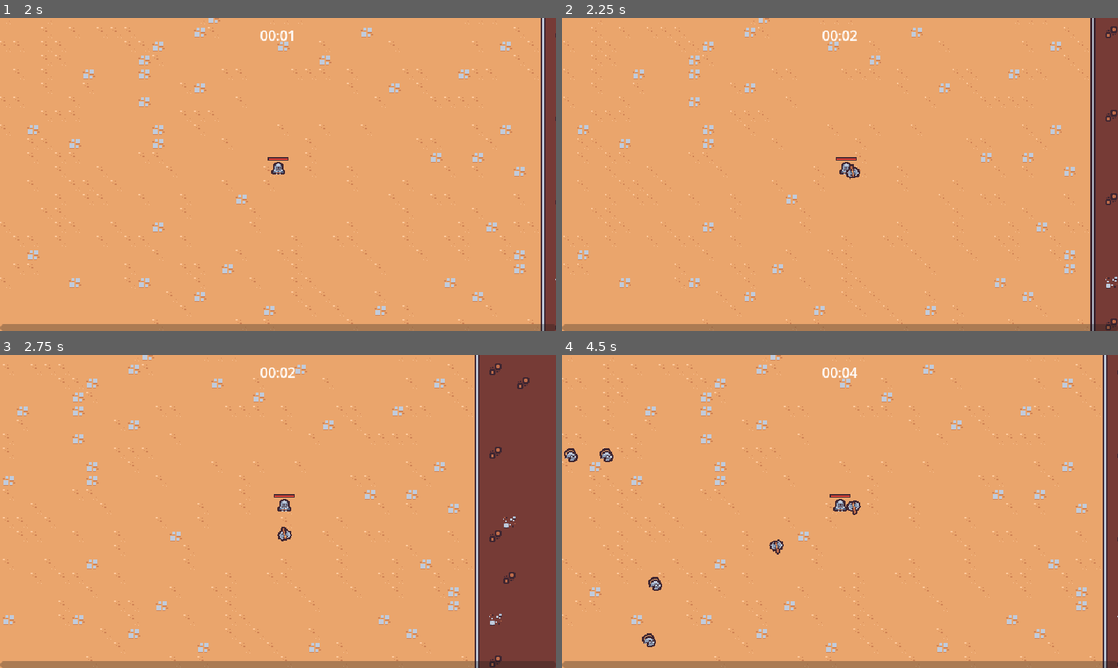
Above: before the commit, frames 1-4 (two rows, left to right).
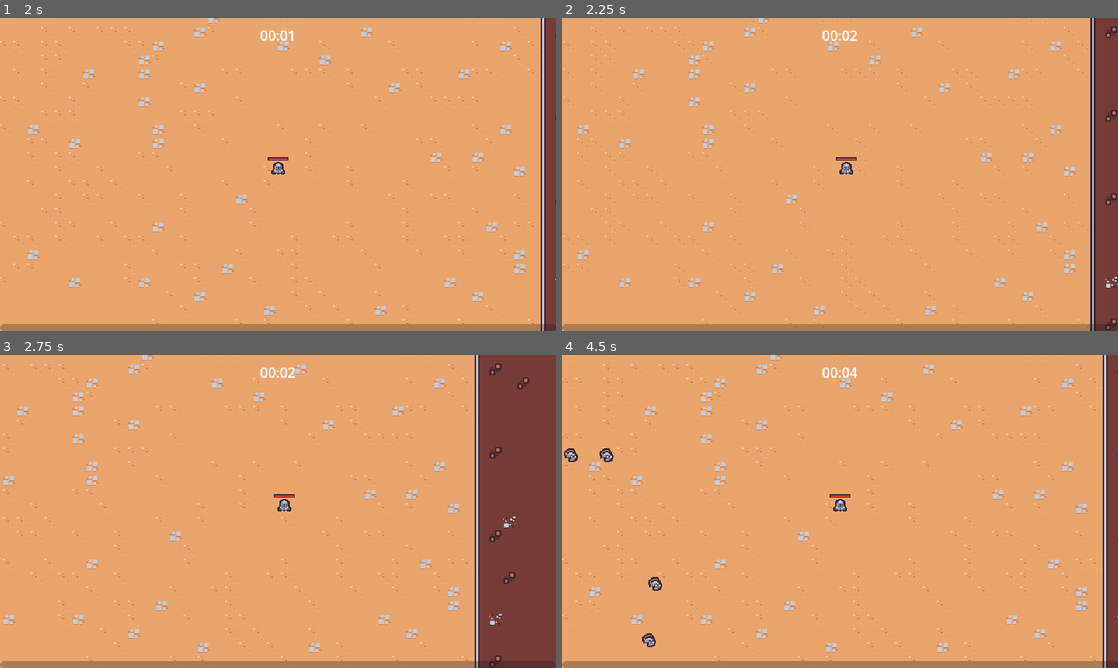
Above: after the commit, the same moments.

Repository: EricksonSiqueira/2DSurvivorsCourse
Game: Godot game, scene res://scenes/main/main.tscn
Same seed, same stepped clock (60 frames per second), same inputs: the game is played once before the commit and once after it.
Inputs (mouse positions are in pixels of both pictures, inside the frame that each line leads up to):
- Up to frame 1 (2 s): move the mouse to (400, 158) at 0.52 s; press the mouse at (400, 158) at 0.53 s; hold D (move_right) 0.53-1.25 s; release the mouse at (400, 158) at 1.25 s; drag from (166, 190) to (283, 171) at 1.27 s
- Up to frame 2 (2.25 s): tap Enter at 2 s; move the mouse to (895, 105) at 2.02 s; press the mouse at (895, 105) at 2.03 s; hold D (move_right) from 2.03 s (still down)
- Up to frame 3 (2.75 s): keep holding D (move_right)
- Up to frame 4 (4.5 s): release D (move_right) at 2.75 s; release the mouse at (895, 442) at 2.75 s; drag from (812, 574) to (845, 505) at 2.77 s; move the mouse to (1006, 558) at 3.52 s; press the mouse at (1006, 558) at 3.53 s; hold A (move_left) 3.53-4.25 s; release the mouse at (1006, 558) at 4.25 s; drag from (673, 464) to (628, 646) at 4.27 s

Frame 1 is identical in both runs. In frame 2, less than 0.1% of the frame differs, in the area x 51-54%, y 46-52%; in frame 3, less than 0.1%; in frame 4, 0.2%, in the area x 37-54%, y 46-64%.

Commit message:
feat: add possibility to get axe on lvl up

Diff:
--- /dev/null
+++ b/resources/upgrades/ability.gd
@@ -0,0 +1,5 @@
+extends AbilityUpgrade
+
+class_name Ability
+
+@export var ability_controller_scene: PackedScene
--- /dev/null
+++ b/resources/upgrades/axe.tres
@@ -0,0 +1,11 @@
+[gd_resource type="Resource" script_class="Ability" load_steps=3 format=3 uid="uid://bbla2wgw13oaq"]
+
+[ext_resource type="PackedScene" uid="uid://g3cs2yhr6nxq" path="res://scenes/ability/axe_ability_controller/axe_ability_controller.tscn" id="1_cqy02"]
+[ext_resource type="Script" path="res://resources/upgrades/ability.gd" id="2_j7yd8"]
+
+[resource]
+resource_name = "Axe"
+script = ExtResource("2_j7yd8")
+ability_controller_scene = ExtResource("1_cqy02")
+id = "axe"
+description = "Periodically sends out a spinning axe."
--- a/scenes/game_object/player/player.gd
+++ b/scenes/game_object/player/player.gd
@@ -9,6 +9,7 @@
 @onready var health_component: HealthComponent = $HealthComponent
 @onready var collision_area: Area2D = $CollisionArea2D
 @onready var progress_bar: ProgressBar = $HealthBar
+@onready var abilities: Node = $Abilities
 
 var number_colliding_bodies = 0
 
@@ -18,6 +19,7 @@
 	collision_area.body_exited.connect(on_body_exited)
 	damage_interval_timer.timeout.connect(on_damage_interval_timer_timout)
 	health_component.health_changed.connect(on_health_changed)
+	GameEvents.ability_upgrades_added.connect(on_ability_upgrade_added)
 	update_health_display()
 
 
@@ -50,6 +52,16 @@
 func update_health_display():
 	progress_bar.value = health_component.get_health_percente()
 
+
+
+func on_ability_upgrade_added(upgrade: AbilityUpgrade, current_upgrades: Dictionary):
+	if not upgrade is Ability:
+		return
+
+	var ability = upgrade as Ability
+	abilities.add_child(ability.ability_controller_scene.instantiate())
+
+
 func on_body_entered(other_body: Node2D):
 	number_colliding_bodies += 1
 	check_deal_damage()
--- a/scenes/game_object/player/player.tscn
+++ b/scenes/game_object/player/player.tscn
@@ -1,10 +1,9 @@
-[gd_scene load_steps=11 format=3 uid="uid://der2tnpnp5pna"]
+[gd_scene load_steps=10 format=3 uid="uid://der2tnpnp5pna"]
 
 [ext_resource type="Script" path="res://scenes/game_object/player/player.gd" id="1_kqu4o"]
 [ext_resource type="Texture2D" uid="uid://bvxq8i2ub0dy8" path="res://scenes/game_object/player/player.png" id="1_mu6rm"]
 [ext_resource type="Script" path="res://scenes/component/health_component.gd" id="2_ew76s"]
 [ext_resource type="PackedScene" uid="uid://br74jn2nu0lw3" path="res://scenes/ability/sword_ability_controller/sword_ability_controller.tscn" id="2_ibi8q"]
-[ext_resource type="PackedScene" uid="uid://g3cs2yhr6nxq" path="res://scenes/ability/axe_ability_controller/axe_ability_controller.tscn" id="4_m0cie"]
 
 [sub_resource type="StyleBoxFlat" id="StyleBoxFlat_7hitl"]
 bg_color = Color(0.247059, 0.14902, 0.192157, 1)
@@ -34,11 +33,9 @@
 [node name="HealthComponent" type="Node" parent="."]
 script = ExtResource("2_ew76s")
 
-[node name="AbilityManager" type="Node" parent="."]
+[node name="Abilities" type="Node" parent="."]
 
-[node name="SwordAbilityController" parent="AbilityManager" instance=ExtResource("2_ibi8q")]
-
-[node name="AxeAbilityController" parent="AbilityManager" instance=ExtResource("4_m0cie")]
+[node name="SwordAbilityController" parent="Abilities" instance=ExtResource("2_ibi8q")]
 
 [node name="DamageIntervalTimer" type="Timer" parent="."]
 wait_time = 0.5
--- a/scenes/manager/enemy_manager.gd
+++ b/scenes/manager/enemy_manager.gd
@@ -24,7 +24,7 @@
 	var spawn_position = Vector2.ZERO
 	var random_direction = Vector2.RIGHT.rotated(randf_range(0, TAU))
 
-	for i in 4:
+	for i in number_of_rotation:
 		spawn_position = player.global_position + (random_direction * SPAWN_RADIUS)
 
 		var physics_ray_query_parameters = PhysicsRayQueryParameters2D.create(
--- a/scenes/manager/upgrade_manager.gd
+++ b/scenes/manager/upgrade_manager.gd
@@ -10,15 +10,6 @@
 	experience_manager.level_up.connect(on_level_up)
 
 
-func on_level_up(current_level: int):
-	var chosen_upgrade = upgrade_pool.pick_random() as AbilityUpgrade
-	if (chosen_upgrade == null):
-		return
-
-	var upgrade_screen_instance = upgrade_screen_scene.instantiate()
-	add_child(upgrade_screen_instance)
-	upgrade_screen_instance.set_ability_upgrades([chosen_upgrade] as Array[AbilityUpgrade])
-	upgrade_screen_instance.upgrade_selected.connect(on_upgrade_selected)
 
 func apply_upgrade(upgrade: AbilityUpgrade):
 	var has_upgrade = current_upgrades.has(upgrade.id)
@@ -34,5 +25,26 @@
 	GameEvents.emit_ability_upgrades_added(upgrade, current_upgrades)
 
 
+func pick_upgrades():
+	var filtered_upgrades = upgrade_pool.duplicate()
+	var chosen_upgrades: Array[AbilityUpgrade] = []
+
+	for i in 2:
+		var chosen_upgrade = filtered_upgrades.pick_random() as AbilityUpgrade
+		chosen_upgrades.append(chosen_upgrade)
+		filtered_upgrades = filtered_upgrades.filter(
+			func (upgrade): return upgrade.id != chosen_upgrade.id)
+
+	return chosen_upgrades
+
+
+func on_level_up(current_level: int):
+	var upgrade_screen_instance = upgrade_screen_scene.instantiate()
+	var choosen_upgrades = pick_upgrades()
+	add_child(upgrade_screen_instance)
+	upgrade_screen_instance.set_ability_upgrades(choosen_upgrades as Array[AbilityUpgrade])
+	upgrade_screen_instance.upgrade_selected.connect(on_upgrade_selected)
+
+
 func on_upgrade_selected(upgrade: AbilityUpgrade):
 	apply_upgrade(upgrade)
--- a/scenes/manager/upgrade_manager.tscn
+++ b/scenes/manager/upgrade_manager.tscn
@@ -1,10 +1,11 @@
-[gd_scene load_steps=4 format=3 uid="uid://614bqrs3vt7x"]
+[gd_scene load_steps=5 format=3 uid="uid://614bqrs3vt7x"]
 
 [ext_resource type="Script" path="res://scenes/manager/upgrade_manager.gd" id="1_fk64i"]
 [ext_resource type="Resource" uid="uid://b5y31q4cnterc" path="res://resources/upgrades/sword_rate.tres" id="2_07l2b"]
 [ext_resource type="PackedScene" uid="uid://b3dw363d474qx" path="res://scenes/ui/upgrade_screen.tscn" id="3_4a12l"]
+[ext_resource type="Resource" uid="uid://bbla2wgw13oaq" path="res://resources/upgrades/axe.tres" id="3_11xiv"]
 
 [node name="UpgradeManager" type="Node"]
 script = ExtResource("1_fk64i")
-upgrade_pool = Array[Resource("res://resources/upgrades/ability_upgrade.gd")]([ExtResource("2_07l2b")])
+upgrade_pool = Array[Resource("res://resources/upgrades/ability_upgrade.gd")]([ExtResource("2_07l2b"), ExtResource("3_11xiv")])
 upgrade_screen_scene = ExtResource("3_4a12l")
